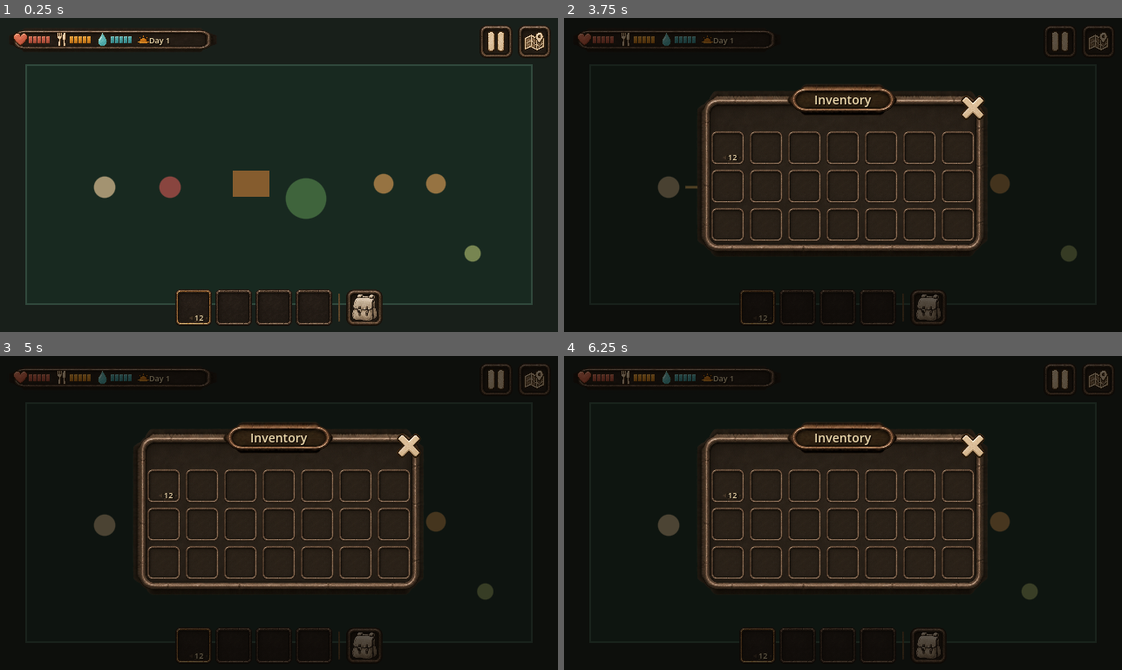
Above: before the commit, frames 1-4 (two rows, left to right).
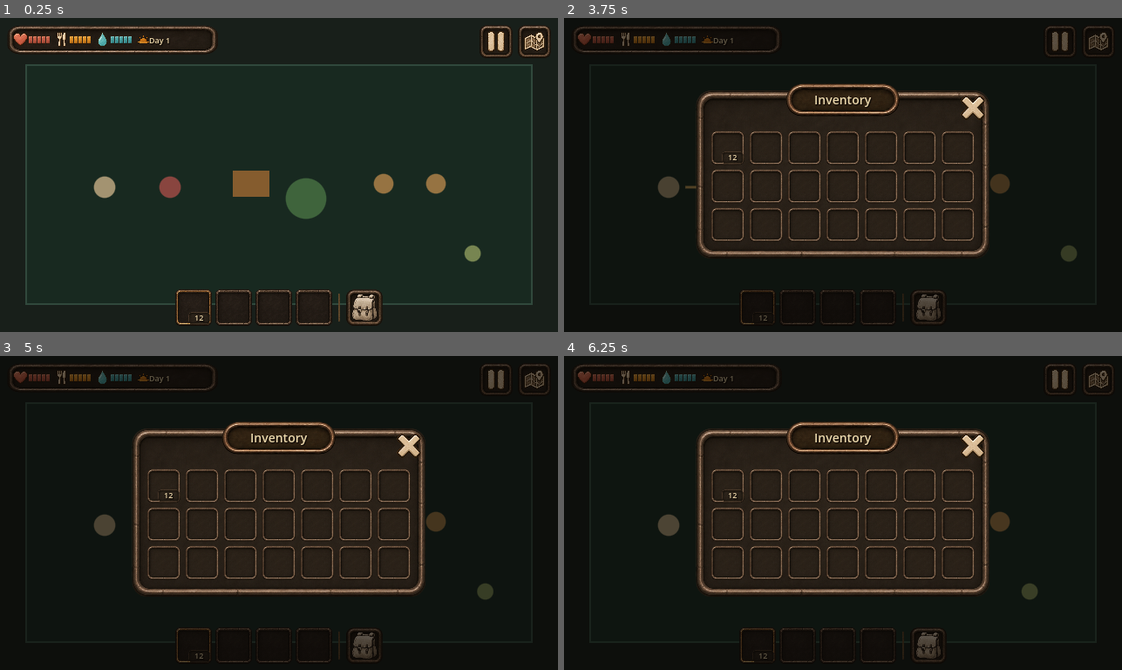
Above: after the commit, the same moments.

Repository: TheOsmanYILDIRIM/TAMU-Topdown
Game: Godot game, scene res://scenes/prototype.tscn
Two runs of this game, one before a commit and one after it. Both use one fixed random seed, a clock stepped at 60 frames per second and the inputs below.
Inputs (mouse positions are in pixels of both pictures, inside the frame that each line leads up to):
- Up to frame 1 (0.25 s): no input
- Up to frame 2 (3.75 s): click (759, 306) at 0.5 s; click (798, 306) at 1.25 s; click (837, 306) at 2 s; click (876, 306) at 2.75 s; click (926, 306) at 3.5 s
- Up to frame 3 (5 s): click (318, 484) at 4.25 s
- Up to frame 4 (6.25 s): click (921, 484) at 5 s; click (960, 484) at 5.75 s

The runs differ from the first frame. In frame 1, 1.1% of the frame differs, in the area x 1-39%, y 2-98%; in frame 2, 5.6%, in the area x 1-77%, y 2-98%; in frame 3, 5.6%; in frame 4, 5.6%.

Commit message:
Preserve GUI rounded corners and simplify map frame

Diff:
--- a/scripts/minimap_adapter.gd
+++ b/scripts/minimap_adapter.gd
@@ -35,9 +35,6 @@
 	_panel.mouse_filter = Control.MOUSE_FILTER_STOP
 	_panel.z_index = 31
 	_overlay.add_child(_panel)
-	var window_art := SourceAssets.nine_patch(&"window_panel")
-	window_art.set_anchors_and_offsets_preset(Control.PRESET_FULL_RECT)
-	_panel.add_child(window_art)
 	var title_plate := SourceAssets.nine_patch(&"title_plaque")
 	title_plate.position = Vector2(105.0, -8.0)
 	title_plate.size = Vector2(128.0, 36.0)
@@ -169,10 +166,13 @@
 	_panel.position = area.position + (area.size - panel_size) * 0.5
 	_close_button.position = Vector2(panel_size.x - 34.0, 6.0)
 	_close_button.size = Vector2(28.0, 28.0)
-	_map_frame.position = Vector2(13.0, 35.0)
-	_map_frame.size = Vector2(panel_size.x - 26.0, panel_size.y - 47.0)
-	map_core.position = Vector2(10.0, 10.0)
-	map_core.size = _map_frame.size - Vector2(20.0, 20.0)
+	# map_frame is the only outer map frame.  Do not stack the generic
+	# window_panel behind it: that produced the unwanted second frame on
+	# three sides in the reference-vs-actual captures.
+	_map_frame.position = Vector2.ZERO
+	_map_frame.size = panel_size
+	map_core.position = Vector2(12.0, 12.0)
+	map_core.size = _map_frame.size - Vector2(24.0, 24.0)
 	_north_indicator.position = Vector2(_map_frame.size.x - 42.0, 12.0)
 	_north_indicator.size = Vector2(25.0, 43.0)
 	_player_marker.size = Vector2(24.0, 24.0)
--- a/scripts/tamu_gui_source_assets.gd
+++ b/scripts/tamu_gui_source_assets.gd
@@ -37,14 +37,19 @@
 }
 
 const PATCH_MARGINS: Dictionary = {
-	&"window_panel": Vector4(10.0, 10.0, 10.0, 10.0),
-	&"title_plaque": Vector4(8.0, 6.0, 8.0, 6.0),
-	&"section_plaque": Vector4(8.0, 5.0, 8.0, 5.0),
-	&"map_frame": Vector4(9.0, 9.0, 9.0, 9.0),
-	&"quantity_badge": Vector4(5.0, 4.0, 5.0, 4.0),
-	&"survival_panel": Vector4(8.0, 6.0, 8.0, 6.0),
-	&"wide_button": Vector4(10.0, 6.0, 10.0, 6.0),
-	&"wide_button_active": Vector4(10.0, 6.0, 10.0, 6.0),
+	# Approved GUI crops already contain complete rounded corners.  Small
+	# nine-slice margins cut through those corners and create the visible
+	# seams/kinks seen in the validation captures.  Stretching the complete
+	# crop is intentional here: proportion changes are acceptable, corner
+	# continuity is not.
+	&"window_panel": Vector4.ZERO,
+	&"title_plaque": Vector4.ZERO,
+	&"section_plaque": Vector4.ZERO,
+	&"map_frame": Vector4.ZERO,
+	&"quantity_badge": Vector4.ZERO,
+	&"survival_panel": Vector4.ZERO,
+	&"wide_button": Vector4.ZERO,
+	&"wide_button_active": Vector4.ZERO,
 }
 
 const TEXT_COLOR := Color("#ead7aa")
--- a/tests/gui_integration_test.gd
+++ b/tests/gui_integration_test.gd
@@ -122,3 +122,23 @@
 	assert_bool(slot.atlas.resource_path.begins_with("res://assets/gui/source/components/")).is_true()
 	assert_bool(not slot.atlas.resource_path.contains("/references/")).is_true()
 	assert_bool(FileAccess.file_exists("res://assets/gui/source/references/126112.png")).is_true()
+
+
+func test_gui_rounded_frames_do_not_slice_through_corners() -> void:
+	for name: StringName in [&"window_panel", &"title_plaque", &"section_plaque", &"map_frame", &"quantity_badge", &"survival_panel", &"wide_button", &"wide_button_active"]:
+		var patch := SourceAssets.nine_patch(name)
+		assert_float(patch.patch_margin_left).is_equal(0.0)
+		assert_float(patch.patch_margin_top).is_equal(0.0)
+		assert_float(patch.patch_margin_right).is_equal(0.0)
+		assert_float(patch.patch_margin_bottom).is_equal(0.0)
+
+func test_map_uses_single_outer_frame() -> void:
+	var room: Prototype = auto_free(PROTOTYPE.instantiate()) as Prototype
+	var tree := Engine.get_main_loop() as SceneTree
+	_attach(room, tree)
+	await tree.process_frame
+	var frame_count := 0
+	for child: Node in room.mini_map._panel.get_children():
+		if child is NinePatchRect:
+			frame_count += 1
+	assert_int(frame_count).is_equal(2)
